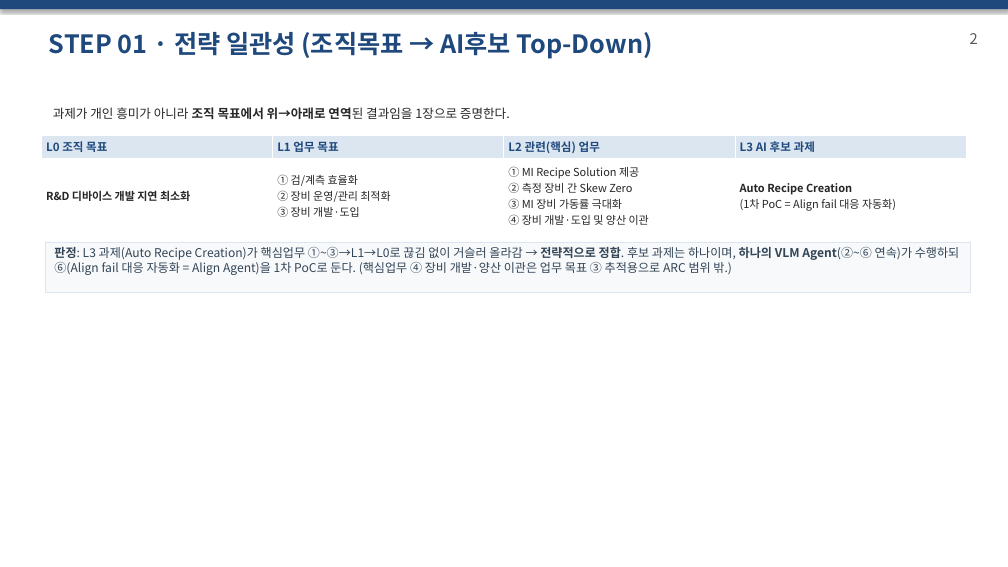
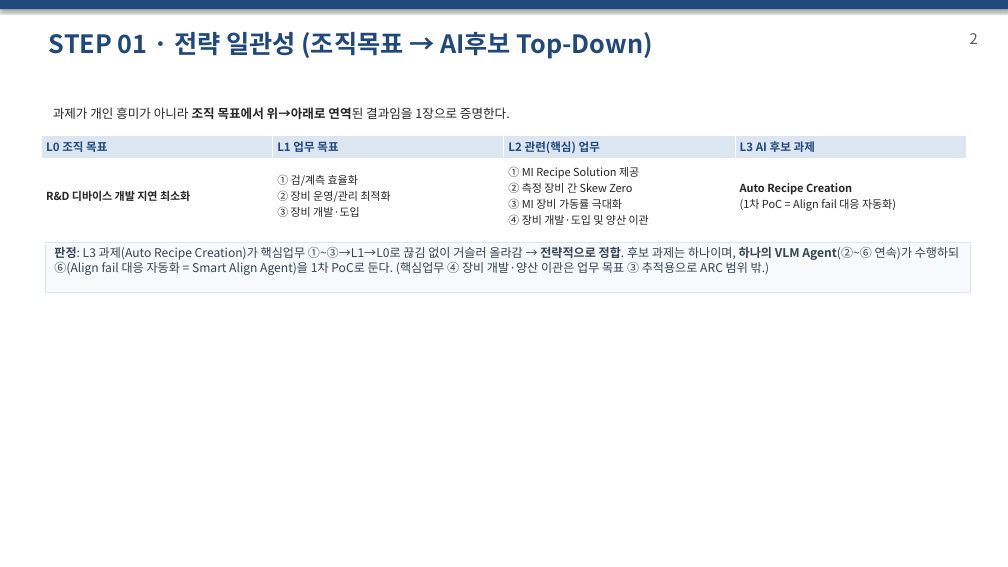
Before and after one commit to DarrenKoi/pm_notes, a slide deck: slide 3 of my-task/AIX_POC/프로젝트_smart_align_agent/07-적용_CDSEM_실행기획_발표요약.pptx. Drawn at 1008x567 pixels with LibreOffice and Linux fonts; fonts in the diff are those of the drawing. Boxes give left, top, right and bottom in pixels: in the first picture for what was removed or moved away, otherwise in the second. Text is boxed around its words. In the diff, an @@ line names an element or a change of style, - is before the commit and + after.

```diff
--- a/my-task/AIX_POC/프로젝트_smart_align_agent/07-적용_CDSEM_실행기획_발표요약.pptx
+++ b/my-task/AIX_POC/프로젝트_smart_align_agent/07-적용_CDSEM_실행기획_발표요약.pptx
@@ text in rectangle at (54, 247, 960, 275): text changed @@
-판정: L3 과제(Auto Recipe Creation)가 핵심업무 ①~③→L1→L0로 끊김 없이 거슬러 올라감 → 전략적으로 정합. 후보 과제는 하나이며, 하나의 VLM Agent(②~⑥ 연속)가 수행하되 ⑥(Align fail 대응 자동화 = Align Agent)을 1차 PoC로 둔다. (핵심업무 ④ 장비 개발·양산 이관은 업무 목표 ③ 추적용으로 ARC 범위 밖.)
+판정: L3 과제(Auto Recipe Creation)가 핵심업무 ①~③→L1→L0로 끊김 없이 거슬러 올라감 → 전략적으로 정합. 후보 과제는 하나이며, 하나의 VLM Agent(②~⑥ 연속)가 수행하되 ⑥(Align fail 대응 자동화 = Smart Align Agent)을 1차 PoC로 둔다. (핵심업무 ④ 장비 개발·양산 이관은 업무 목표 ③ 추적용으로 ARC 범위 밖.)
```
Also in this commit, not shown: 2 other files.
